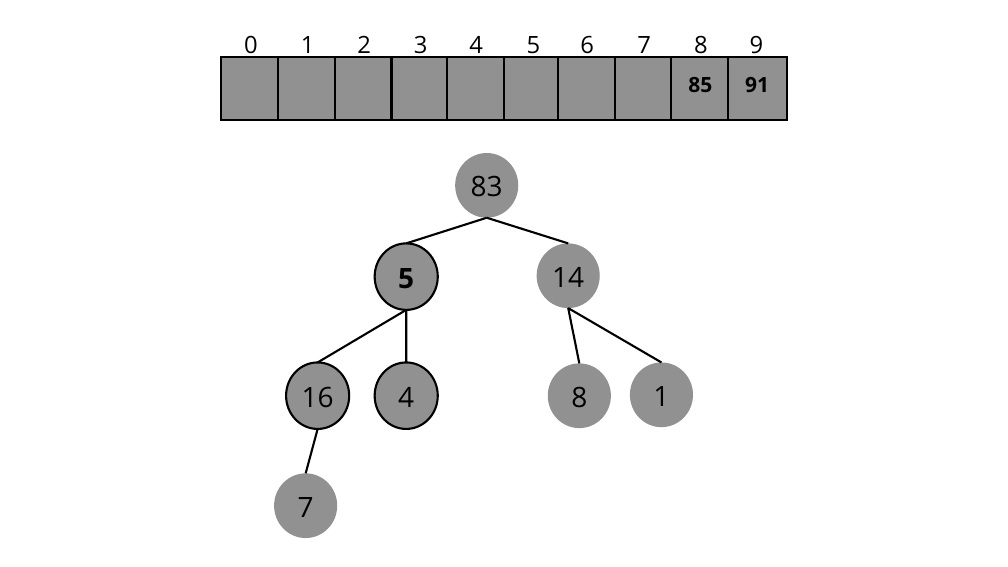
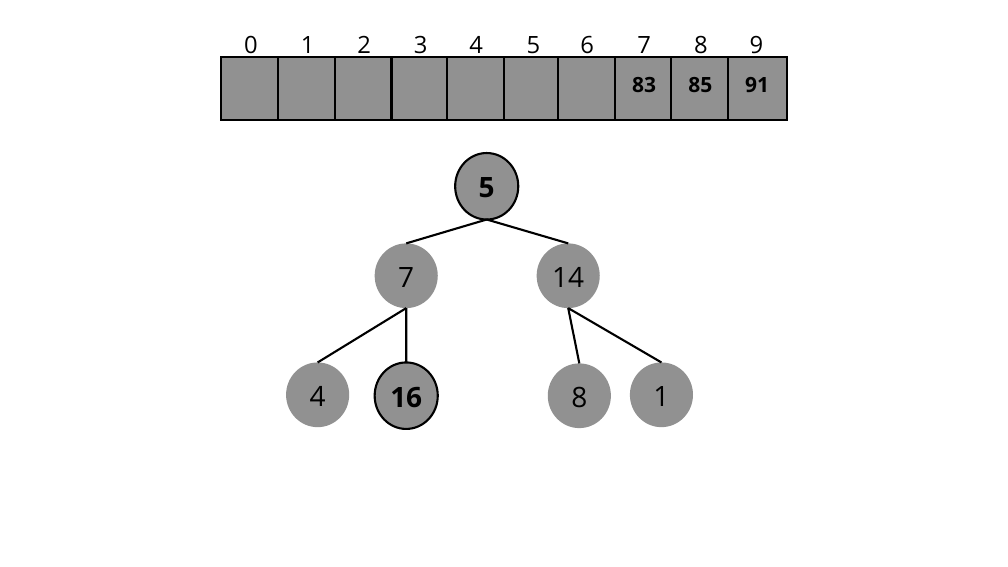
Before and after one commit to unibrasil-programacao-computadores/tp-heapsort, a slide deck: slide 46 of Heap_Sort.pptx (slide 34 before the commit). Drawn at 1008x567 pixels with LibreOffice and Linux fonts; fonts in the diff are those of the drawing. Boxes give left, top, right and bottom in pixels: in the first picture for what was removed or moved away, otherwise in the second. Text is boxed around its words. In the diff, an @@ line names an element or a change of style, - is before the commit and + after.

```diff
--- a/Heap_Sort.pptx
+++ b/Heap_Sort.pptx
@@ text "83": place and size @@
-text "83" at (471,176,503,196)
+text "83" at (632,77,656,92)
@@ text "83" at (632,77,656,92): size 40 to 30 pt, bold on; line spacing 56pt to 42pt @@
@@ freeform shape at (455,153,518,220): outline none to #000000 3 pt; outline redrawn @@
@@ text "5": place and size @@
-text "5" at (398,268,414,288)
+text "5" at (479,177,495,197)
@@ freeform shape at (374,243,437,308): outline #000000 3 pt to none; outline redrawn @@
@@ text "7": place and size @@
-text "7" at (298,497,314,517)
+text "7" at (398,267,414,287)
@@ freeform shape at (286,362,349,427): outline #000000 3 pt to none; outline redrawn @@
@@ text "4": place and size @@
-text "4" at (398,387,414,407)
+text "4" at (310,386,326,406)
@@ text "16": place and size @@
-text "16" at (302,387,334,407)
+text "16" at (390,387,422,407)
@@ text "16" at (390,387,422,407): bold on @@
@@ line removed from (306, 473) to (318, 429) @@
@@ freeform shape removed at (274,473,337,538) @@
```
Also in this commit, not shown: 45 other slides changed, 3 slides removed.
